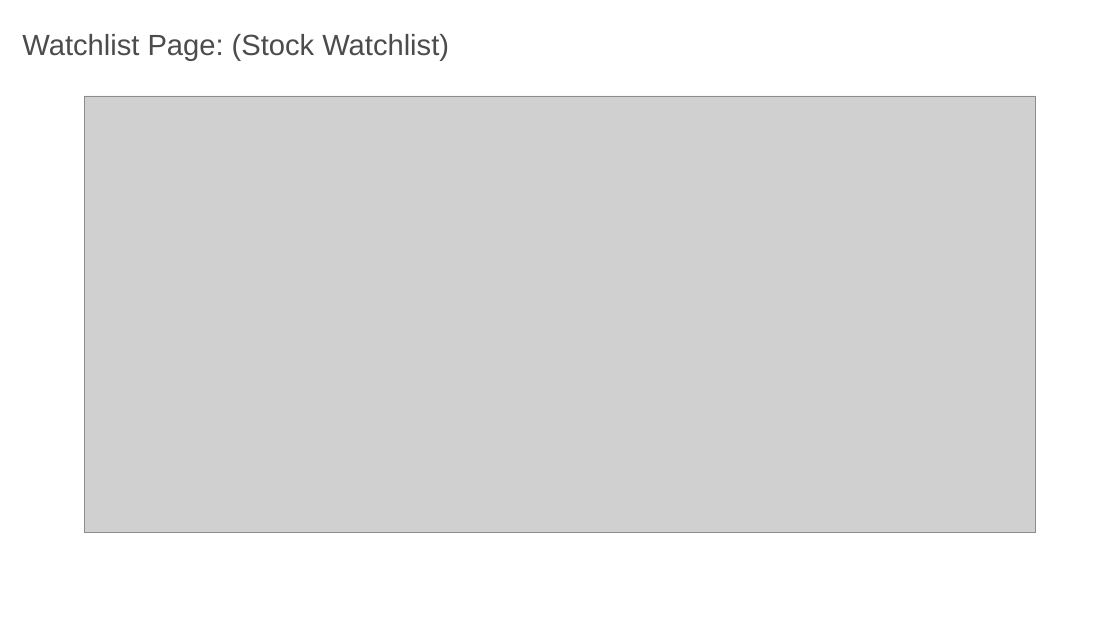
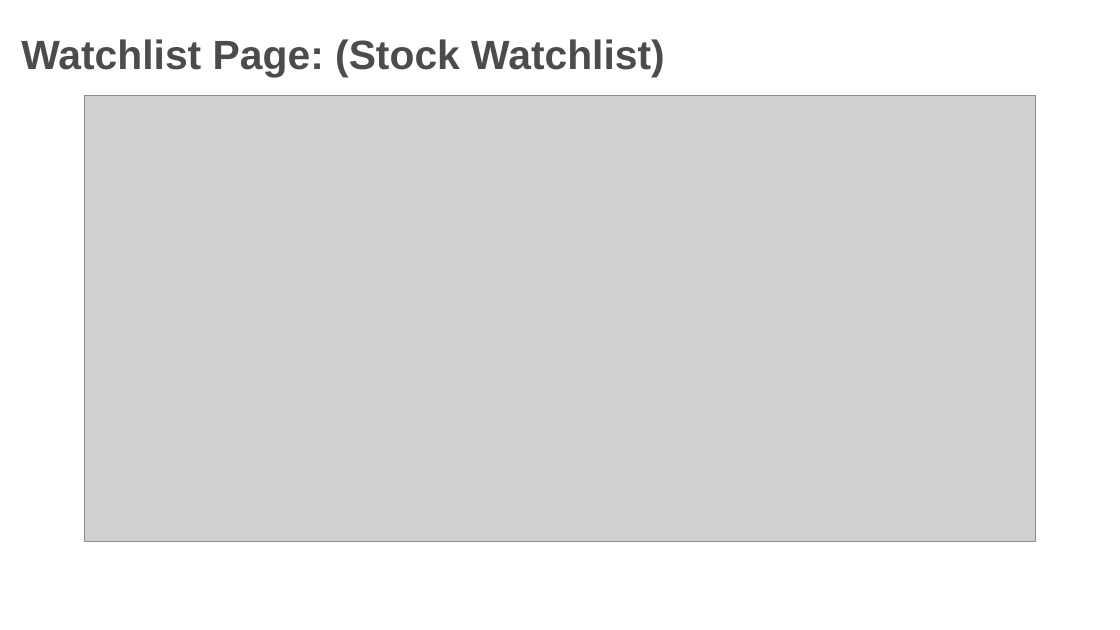
Before and after one commit to Theanantsoni/investsphere, a slide deck: slide 30 of InvestSphere-PPT.pptx (slide 31 before the commit). Drawn at 1120x630 pixels with LibreOffice and Linux fonts; fonts in the diff are those of the drawing; grey boxes stand for pictures; background and template pictures are left out. Boxes give left, top, right and bottom in pixels: in the first picture for what was removed or moved away, otherwise in the second. Text is boxed around its words. In the diff, an @@ line names an element or a change of style, - is before the commit and + after.

```diff
--- a/InvestSphere-PPT.pptx
+++ b/InvestSphere-PPT.pptx
@@ text "Watchlist Page: (Stock Watchlist)" at box(21, 39, 665, 77): size 25 to 35 pt, bold on @@
@@ picture: place and size @@
-picture at box(84, 96, 1036, 533)
+picture at box(84, 96, 1036, 541)
```
Also in this commit, not shown: 30 other slides changed, 3 slides added, 3 slides removed, 2 other files.
